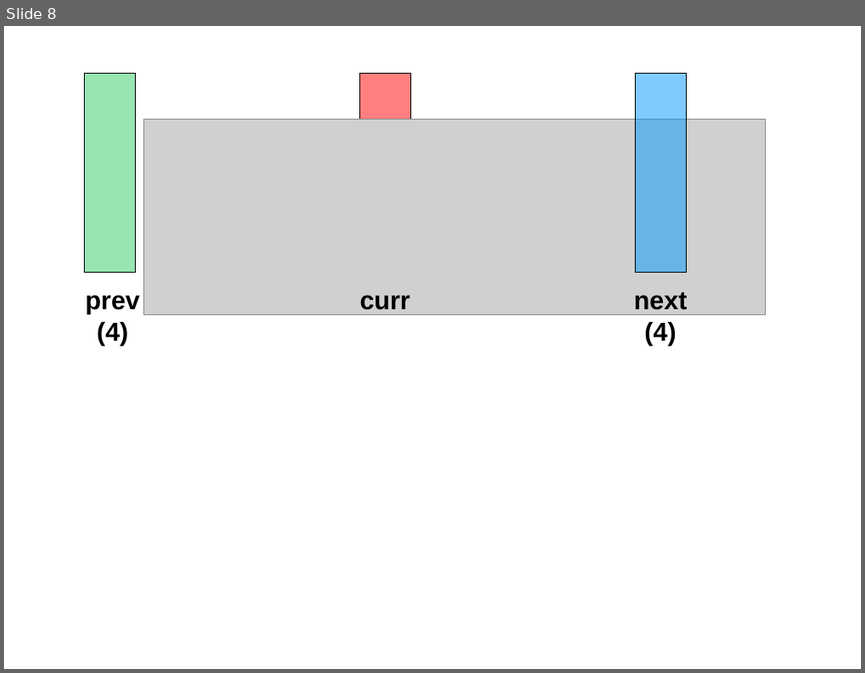
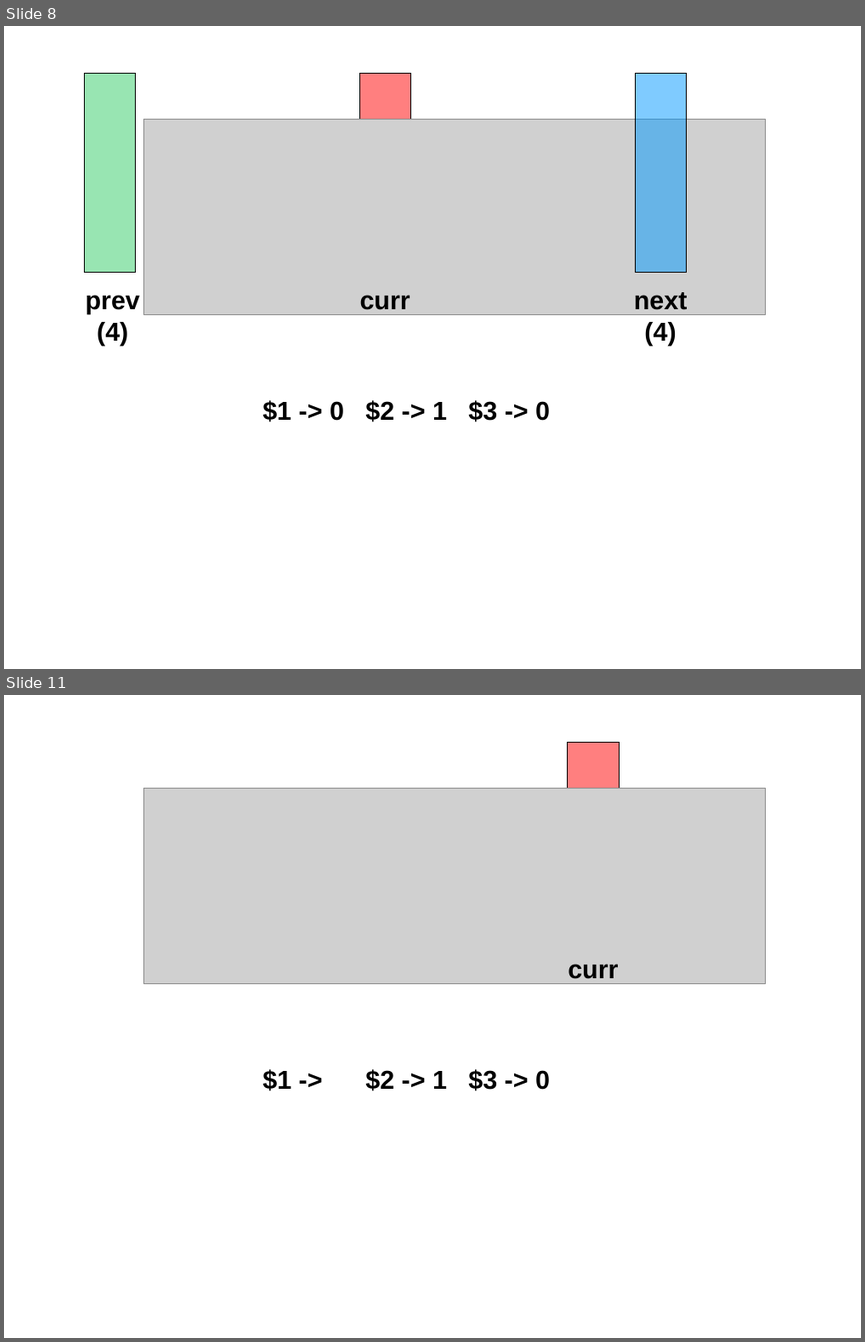
Before and after one commit to waseemilahi/drul, a slide deck: Presentation/MapperAnimation.odp. Shown one above the other, each under a label of ours: slide 8 before the commit, slides 8 and 11 after it; the slides between them are not shown. The pictures are 865x673 and 865x1342 pixels, drawn with LibreOffice and Linux fonts; fonts in the diff are those of the drawing; grey boxes stand for pictures. Boxes give left, top, right and bottom in pixels: in the first picture for what was removed or moved away, otherwise in the second. Text is boxed around its words. In the diff, an @@ line names an element or a change of style, - is before the commit and + after.

```diff
--- a/Presentation/MapperAnimation.odp
+++ b/Presentation/MapperAnimation.odp
@@ slide 11 added at box(4, 695, 861, 1338), background #FFFFFF @@
@@ rectangle added at box(568, 743, 619, 941), fill #FF0000 at 50% opacity, outline #000000 0 pt @@
@@ picture added at box(143, 789, 765, 983) @@
@@ text added at box(568, 964, 618, 979), 24 pt, text #000000, bold @@
+curr
@@ text added at box(262, 1069, 550, 1091), 24 pt, text #000000, bold @@
+$1 -> $2 -> 1 $3 -> 0
@@ slide 8 changed as well @@
@@ text added at box(262, 400, 550, 422), 24 pt, text #000000, bold @@
+$1 -> 0 $2 -> 1 $3 -> 0
```
Also in this commit, not shown: 3 other slides changed, 8 other slides added, 9 slides removed.
